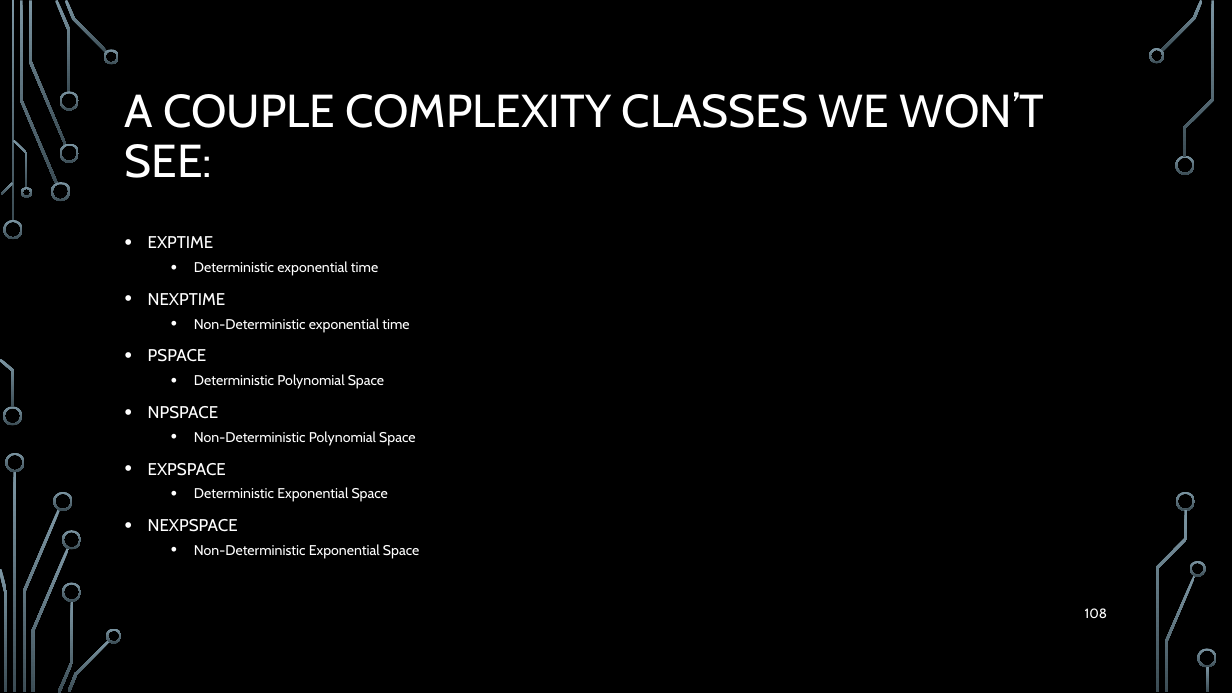
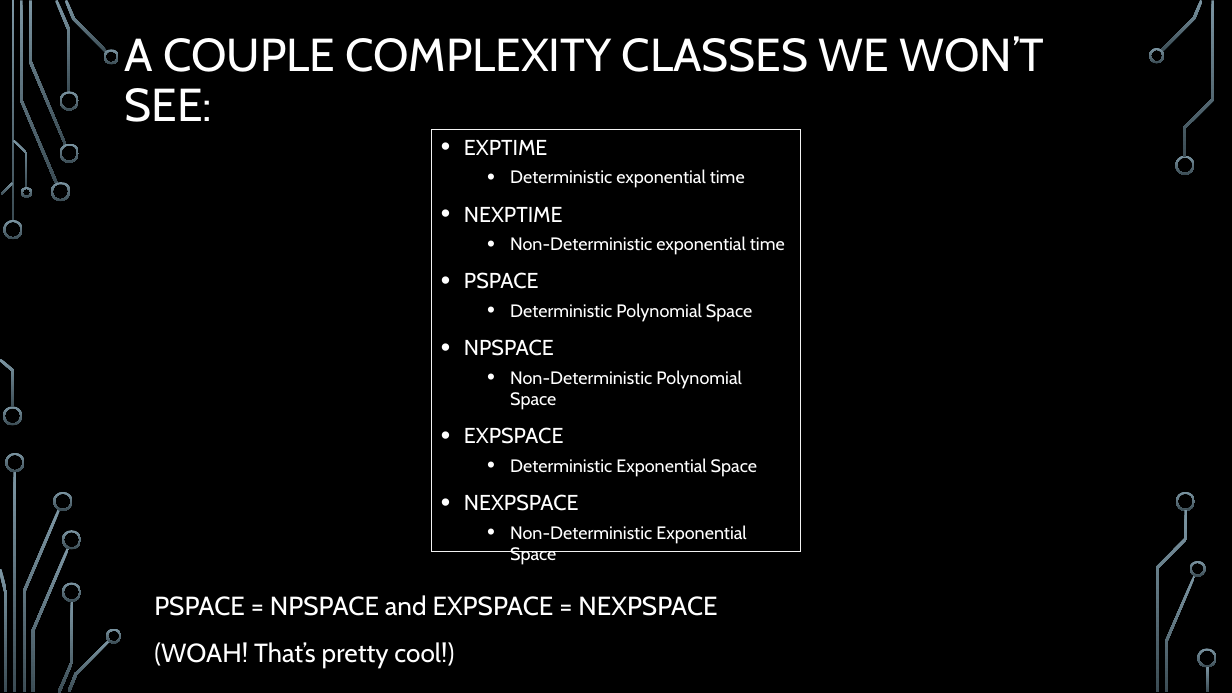
Before and after one commit to markfloryan/dmt2, a slide deck: slide 108 of slides/05-ComplexityTheory.pptx. Drawn at 1232x693 pixels with LibreOffice and Linux fonts; fonts in the diff are those of the drawing; background and template pictures are left out. Boxes give left, top, right and bottom in pixels: in the first picture for what was removed or moved away, otherwise in the second. Text is boxed around its words. In the diff, an @@ line names an element or a change of style, - is before the commit and + after.

Commit message:
lecture today

```diff
--- a/slides/05-ComplexityTheory.pptx
+++ b/slides/05-ComplexityTheory.pptx
@@ title "A COUPLE COMPLEXITY CLASSES WE ...": place and size @@
-title "A COUPLE COMPLEXITY CLASSES WE ..." at (125, 92, 1045, 178)
+title "A COUPLE COMPLEXITY CLASSES WE ..." at (125, 36, 1045, 122)
@@ text "EXPTIME": place and size @@
-text "EXPTIME" at (148, 236, 419, 559)
+text "EXPTIME" at (432, 129, 800, 553)
@@ text "EXPTIME" at (432, 129, 800, 553): size 13.2 to 16.8 pt in "EXPTIME", "NEXPTIME", "PSPACE", "NPSPACE" and 2 more places; size 11 to 14 pt in "Deterministic exponential time", "Non-Deterministic exponential time", "Deterministic Polynomial Space", "Non-Deterministic Polynomial Space" and 2 more places; outline none to #F2F2F2 0.75 pt @@
@@ text added at (154, 595, 717, 668), 20.4 pt, text #FFFFFF @@
+PSPACE = NPSPACE and EXPSPACE = NEXPSPACE
+(WOAH! That’s pretty cool!)
@@ page number removed at (1085, 608, 1107, 618) @@
-108
```
Also in this commit, not shown: 8 other slides changed, 2 slides added, 1 slide removed, 4 other files.
